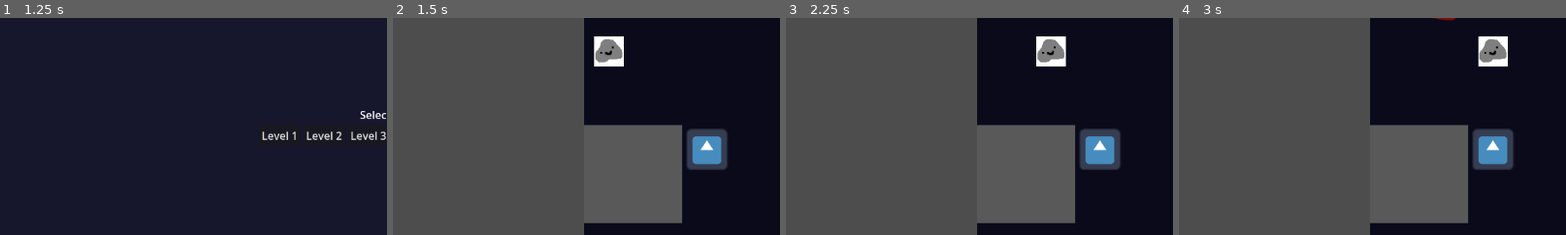
Above: before the commit, frames 1-4 (left to right).
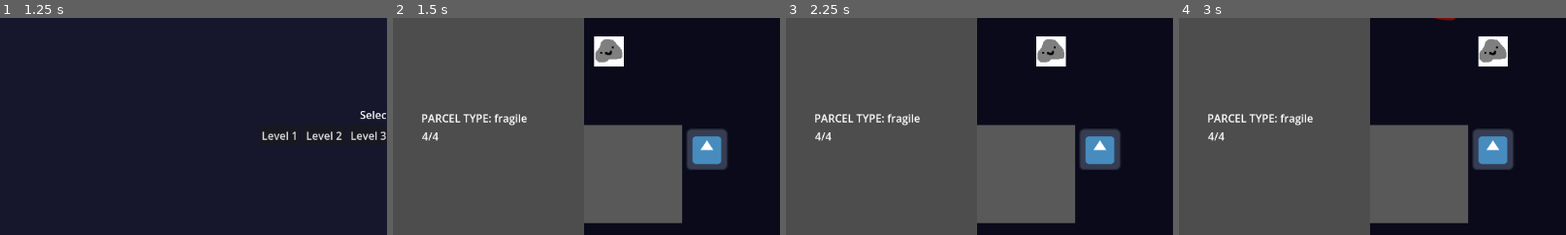
Above: after the commit, the same moments.

Repository: XilefEel/gameseed-2026
Game: Godot game, scene res://scenes/MainMenu.tscn
The game is run twice, just before and just after one commit, with the same random seed, the same clock (stepped at 60 frames per second) and the same inputs. The engine's default icon, where the game draws it, is replaced by a stand-in: a white triangle on a blue panel in a dark square.
Inputs:
- Up to frame 1 (1.25 s): click "Play" at 0.5 s
- Up to frame 2 (1.5 s): click "Level 1" at 1.25 s
- Up to frame 3 (2.25 s): tap Enter at 2 s; hold Right (ui_right) from 2.03 s (still down); hold Shift from 2.03 s (still down)
- Up to frame 4 (3 s): tap Space at 2.75 s; release Right (ui_right) at 2.78 s; release Shift at 2.78 s; hold Down (ui_down) from 2.78 s (still down); tap Shift at 2.85 s
The pictures show only the part of the screen within x 0-50%, y 25-75%; the shares and areas given below are measured in that part.

Frame 1 is identical in both runs. In frame 2, 0.7% of the frame differs, in the area x 7-35%, y 44-57%; in frame 3, 0.7%; in frame 4, 0.7%.

Commit message:
added parcel type loading and fragile parcel type

Diff:
--- a/levels/level_01.json
+++ b/levels/level_01.json
@@ -2,6 +2,7 @@
   "name": "level_01",
   "grid_size": 8,
   "moves": 15,
+  "parcel_type": "fragile",
   "start_cell": [0, 0],
   "end_cell": [7, 7],
   "debris": [
--- a/levels/level_02.json
+++ b/levels/level_02.json
@@ -2,6 +2,7 @@
   "name": "level_01",
   "grid_size": 9,
   "moves": 15,
+  "parcel_type": "fragile",
   "start_cell": [0, 0],
   "end_cell": [8, 0],
   "debris": [
--- a/levels/level_03.json
+++ b/levels/level_03.json
@@ -2,6 +2,7 @@
   "name": "level_01",
   "grid_size": 6,
   "moves": 15,
+  "parcel_type": "fragile",
   "start_cell": [0, 0],
   "end_cell": [5, 5],
   "debris": [],
--- a/levels/level_04.json
+++ b/levels/level_04.json
@@ -2,6 +2,7 @@
   "name": "level_01",
   "grid_size": 7,
   "moves": 15,
+  "parcel_type": "fragile",
   "start_cell": [0, 6],
   "end_cell": [6, 0],
   "debris": [],
--- a/levels/level_05.json
+++ b/levels/level_05.json
@@ -2,6 +2,7 @@
   "name": "level_01",
   "grid_size": 10,
   "moves": 15,
+  "parcel_type": "fragile",
   "start_cell": [0, 0],
   "end_cell": [9, 9],
   "debris": [
--- a/levels/level_06.json
+++ b/levels/level_06.json
@@ -2,6 +2,7 @@
   "name": "level_01",
   "grid_size": 8,
   "moves": 15,
+  "parcel_type": "fragile",
   "start_cell": [0, 0],
   "end_cell": [7, 7],
   "debris": [],
--- a/scenes/Game.tscn
+++ b/scenes/Game.tscn
@@ -47,3 +47,17 @@
 offset_right = 1085.0
 offset_bottom = 344.0
 text = "MOVES LEFT:"
+
+[node name="ParcelType" type="Label" parent="UI" unique_id=2035529714]
+offset_left = 42.0
+offset_top = 302.0
+offset_right = 179.0
+offset_bottom = 325.0
+text = "PARCEL: NORMAL"
+
+[node name="FragileDashLeft" type="Label" parent="UI" unique_id=1725475408]
+offset_left = 43.0
+offset_top = 329.0
+offset_right = 180.0
+offset_bottom = 352.0
+text = "4/4"
--- a/scripts/level_loader.gd
+++ b/scripts/level_loader.gd
@@ -28,6 +28,7 @@
 
 	var player = grid.get_node("Player")
 	player.moves_left = data["moves"]
+	player.parcel_type = data["parcel_type"]
 
 	grid.size = data["grid_size"]
 	grid.start_cell = Vector2i(data["start_cell"][0], data["start_cell"][1])
--- a/scripts/player/player.gd
+++ b/scripts/player/player.gd
@@ -4,6 +4,8 @@
 @onready var grid: Grid = get_parent()
 @onready var movement: PlayerMovement = $Movement
 @onready var move_label := $"../../UI/MovesLeft"
+@onready var package_type_label := $"../../UI/ParcelType"
+@onready var fragile_label := $"../../UI/FragileDashLeft"
 
 @onready var sfx_move := $"SFX_Move"
 @onready var sfx_dash := $"SFX_Dash"
@@ -18,12 +20,23 @@
 		moves_left = value
 		move_label.text = "MOVES LEFT: %d" % moves_left
 
+var parcel_type := "normal" :
+	set(value):
+		parcel_type = value
+		package_type_label.text = "PARCEL TYPE: %s" % value
+
+var fragile_dashes := 4 :
+	set(value):
+		fragile_dashes = value
+		fragile_label.text = "%d/4" % fragile_dashes
+
 
 func _ready() -> void:
 	await grid.grid_ready
 
 	current_cell = grid.start_cell
 	position = grid.map_to_local(grid.start_cell)
+	parcel_type = parcel_type
 
 
 func _unhandled_input(event) -> void:
--- a/scripts/player/player_movement.gd
+++ b/scripts/player/player_movement.gd
@@ -123,13 +123,15 @@
 	var used_portal = dash_info["used_portal"]
 	player.sfx_dash.play()
 
+	var stop_cell = dash_path[-1]
+
 	for cell in dash_path:
 		for p in hazards.pirates:
 			p.check_line_of_sight(cell)
 
 		if not grid.is_in_bounds(cell):
-			await move_to_cell(dash_path[dash_path.find(cell) - 1])
-			return
+			stop_cell = dash_path[dash_path.find(cell) - 1]
+			break
 
 		if grid.is_debris(cell) or grid.is_house(cell) or hazards.is_on_blackhole(cell):
 			await move_to_cell(cell if grid.is_in_bounds(cell) else dash_path[-2])
@@ -142,10 +144,10 @@
 			return
 
 	if used_portal:
-		player.current_cell = dash_path[-1]
-		player.position = grid.map_to_local(dash_path[-1])
+		player.current_cell = stop_cell
+		player.position = grid.map_to_local(stop_cell)
 	else:
-		await move_to_cell(dash_path[-1])
+		await move_to_cell(stop_cell)
 
 	var behind = start_cell - dir
 
@@ -172,6 +174,12 @@
 
 	if not try_consume_move():
 		return
+
+	if player.parcel_type == "fragile":
+		player.fragile_dashes -= 1
+		if player.fragile_dashes <= 0:
+			await hazards.game_over()
+			return
 
 	if player.moves_left <= 0:
 		await hazards.game_over()
